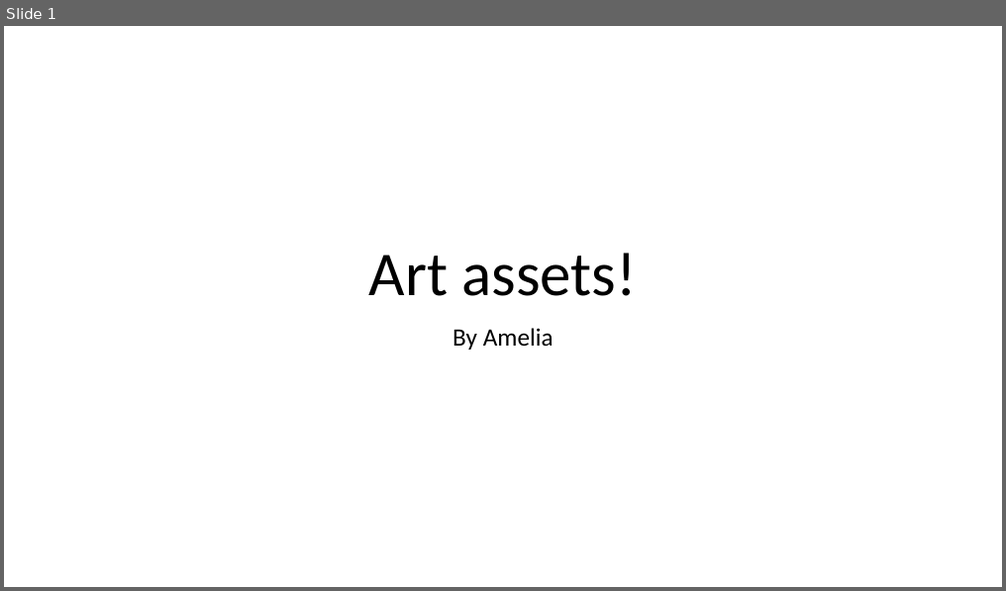
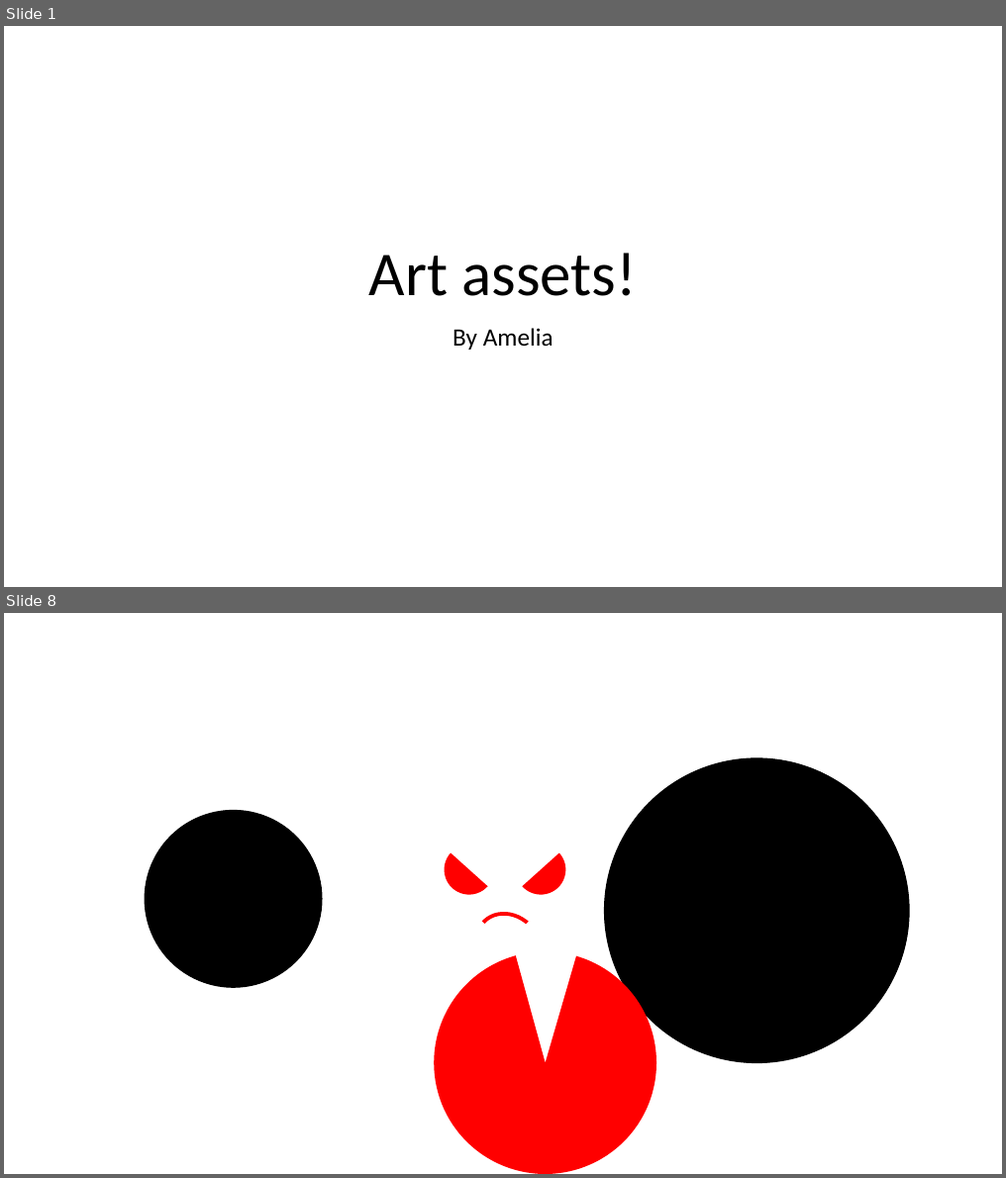
Before and after one commit to AmeliaTYR/SlimeFighter, a slide deck: otherFiles/art.pptx. Shown one above the other, each under a label of ours: slide 1 before the commit, slides 1 and 8 after it; the slides between them are not shown. The pictures are 1006x591 and 1006x1178 pixels, drawn with LibreOffice and Linux fonts; fonts in the diff are those of the drawing. Boxes give left, top, right and bottom in pixels: in the first picture for what was removed or moved away, otherwise in the second. Text is boxed around its words. In the diff, an @@ line names an element or a change of style, - is before the commit and + after.

```diff
--- a/otherFiles/art.pptx
+++ b/otherFiles/art.pptx
@@ slide 8 added at <box>4,613,1002,1174</box>, background #FFFFFF @@
@@ ellipse added at <box>604,759,909,1062</box>, fill #000000, outline #000000 1 pt @@
@@ ellipse added at <box>145,811,322,988</box>, fill #000000, outline #000000 1 pt @@
@@ chord (boxed as its full ellipse) added at <box>434,835,505,906</box>, fill #FF0000 @@
@@ chord (boxed as its full ellipse) added at <box>506,835,576,906</box>, fill #FF0000 @@
@@ arch (boxed as its full ring) added at <box>463,899,554,989</box>, fill #FF0000 @@
@@ pie slice (boxed as its full ellipse) added at <box>434,953,656,1174</box>, fill #FF0000 @@
```
Also in this commit, not shown: 6 other slides added, 1 slide removed, 8 other files.
